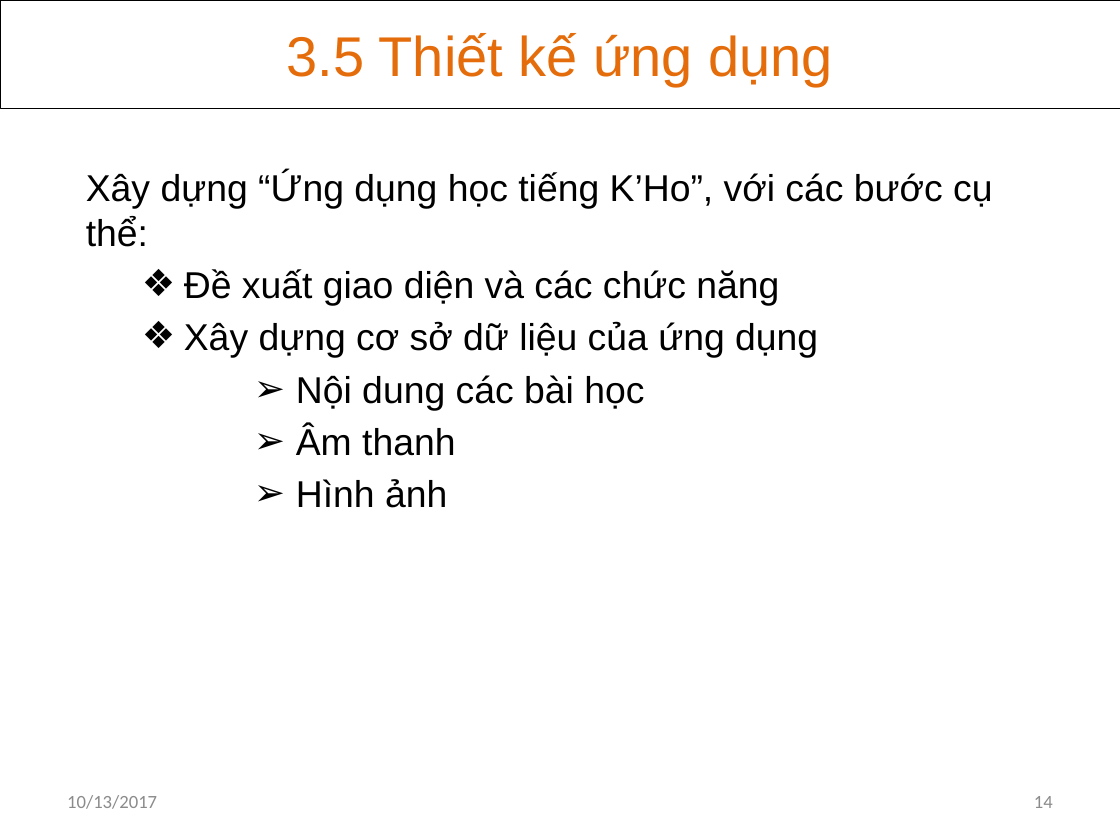
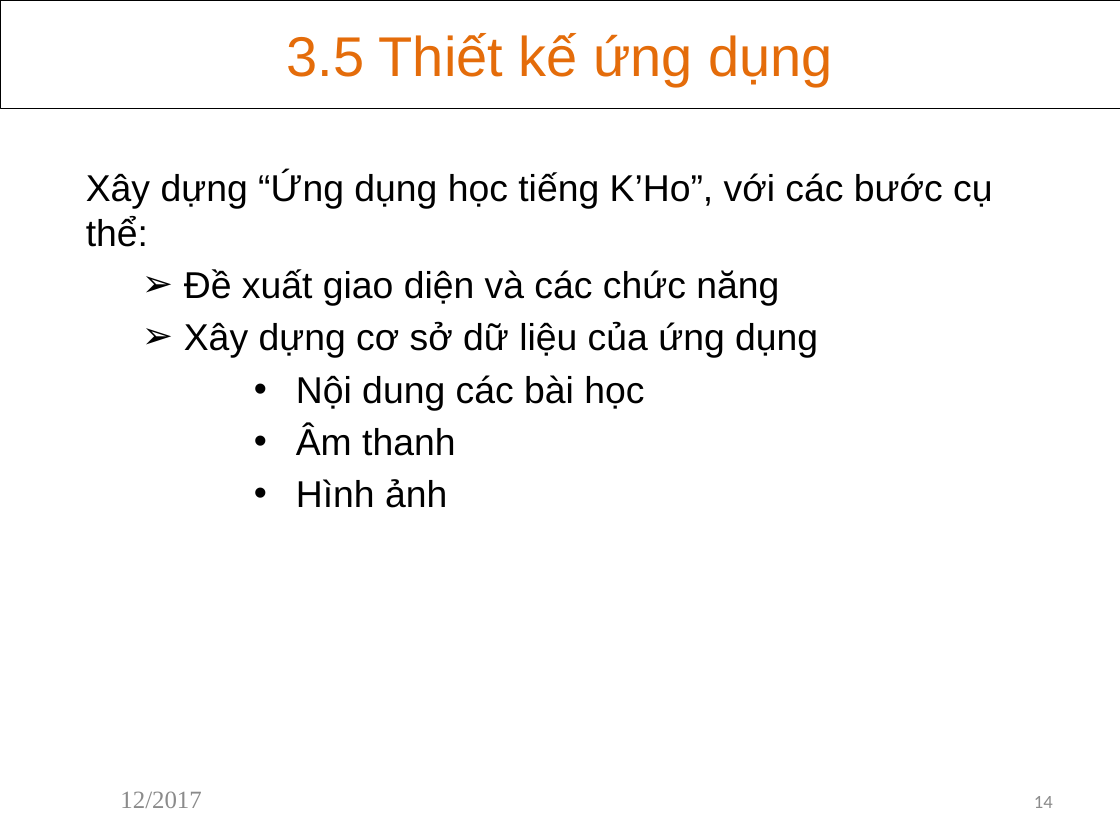
Before and after one commit to khanhvinhit/Do-An, a slide deck: slide 14 of THESIS/DACN_UD_Hoc_KHo_CTK37_BaoCao_D3.pptx. Drawn at 1120x840 pixels with LibreOffice and Linux fonts; fonts in the diff are those of the drawing. Boxes give left, top, right and bottom in pixels: in the first picture for what was removed or moved away, otherwise in the second. Text is boxed around its words. In the diff, an @@ line names an element or a change of style, - is before the commit and + after.

```diff
--- a/THESIS/DACN_UD_Hoc_KHo_CTK37_BaoCao_D3.pptx
+++ b/THESIS/DACN_UD_Hoc_KHo_CTK37_BaoCao_D3.pptx
@@ subtitle at box(184, 269, 818, 508): bullet ❖ to ➢; bullet ➢ to • @@
@@ text at box(120, 791, 201, 808): text changed; size 12 to 16 pt; font Calibri to Times New Roman @@
-10/13/2017
+12/2017
```
Also in this commit, not shown: 28 other slides changed.
